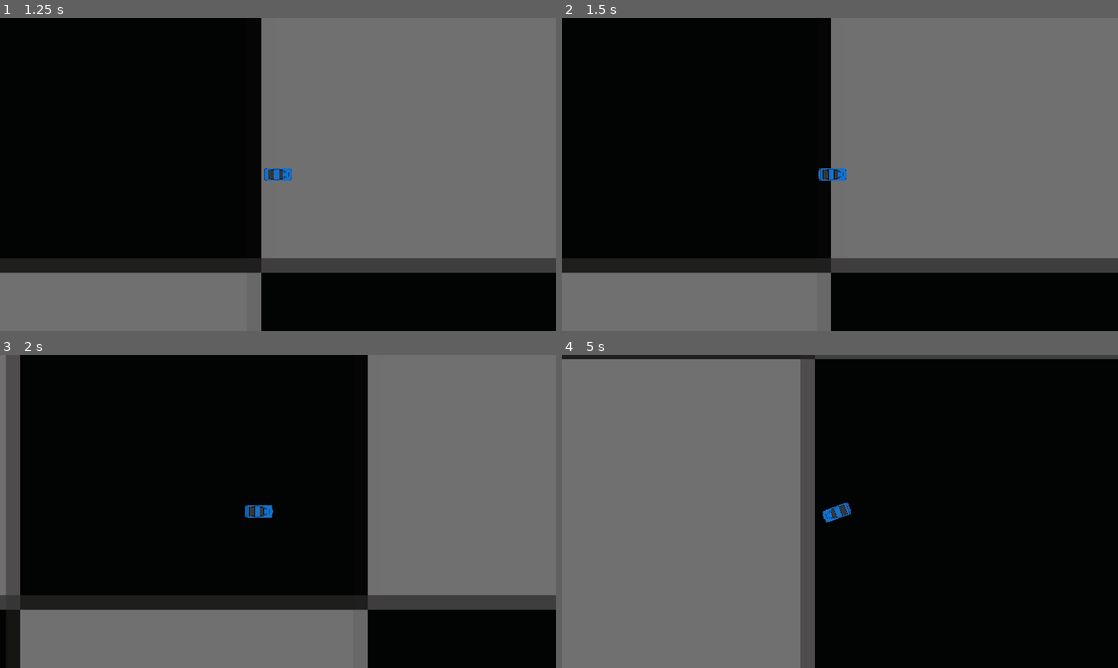
Above: before the commit, frames 1-4 (two rows, left to right).
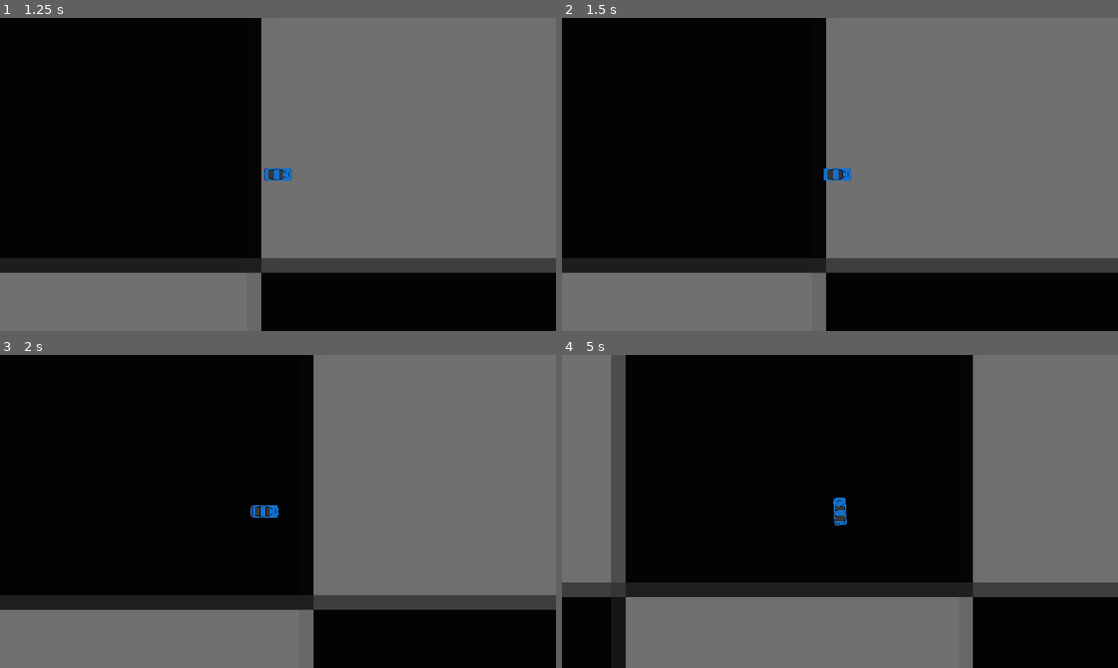
Above: after the commit, the same moments.

Repository: RoboFox031/BlazeShift
Game: Godot game, scene res://Scenes/Testing/testDriveEnviornment.tscn
Same seed, same stepped clock (60 frames per second), same inputs: the game is played once before the commit and once after it.
Inputs:
- Up to frame 1 (1.25 s): tap Enter at 0.5 s; hold D (p1_right) from 0.53 s (still down); tap O (p1_start) at 0.6 s
- Up to frame 2 (1.5 s): tap O (p1_start) at 1.25 s; release D (p1_right) at 1.28 s; hold S (p1_down) from 1.28 s (still down); tap L (p1_x) at 1.35 s
- Up to frame 3 (2 s): keep holding S (p1_down)
- Up to frame 4 (5 s): release S (p1_down) at 2.03 s; hold D (p1_right) 2.03-2.78 s; tap one key every 0.75 s from 2.1 s: Down (p2_down) Left (p2_left) Right (p2_right) Up (p2_up); hold W (p1_up) 2.78-3.53 s; hold A (p1_left) from 3.53 s (still down)

Frame 1 is identical in both runs. In frame 2, 1.0% of the frame differs, in the area x 46-52%, y 0-100%; in frame 3, 14%; in frame 4, 61%, in the area x 0-100%, y 0-100%.

Commit message:
Terain changes

Diff:
--- a/Scripts/Cars/parentCar.gd
+++ b/Scripts/Cars/parentCar.gd
@@ -5,15 +5,18 @@
 #Important Car Stats:
 ########
 #The variables that change based on cars
-@export var baseAcceleration=40 ##controls acceleration
-@export var baseTopSpeed=800 ##controls top speed
+@export var baseAcceleration=15 ##controls acceleration
+@export var baseTopSpeed=1000 ##controls top speed
 #controls how quickly you turn
-@export var baseTurnSpeed:float=3##controls how quickly you turn
+@export var baseTurnSpeed:float=80##controls how quickly you turn
 var trueTurnSpeed:float: #Converts the turn speed to radians
 	get:
 		return baseTurnSpeed*PI/180
 #controls how sharply you turn
-@export var baseTurnPower:float=20 ##controls how sharply you turn
+@export var baseTurnPower:float=180 ##controls how sharply you turn
+var trueTurnPower:float: #Converts the turn power to radians
+	get:
+		return baseTurnPower*PI/180
 #The base deceleration value
 @export var baseDecel=8; ##The base deceleration value
 #Stores the speed of the car
@@ -24,6 +27,12 @@
 var linOutput:float=0
 #Outputs the true turning speed of the car
 var turnOutput:float=0
+###########################
+############End of Important Car Stats
+###########################
+enum playerChoices{p1,p2}
+@export var currentOwner:playerChoices
+
 #controls how the car reacts to offroading
 @export var offRoadSpeedMult:float=.6 ##Controls how offroading affects speed and acceleration
 @export var offRoadAccelMult:float=.8 ##Controls how offroading affects turning
@@ -32,11 +41,11 @@
 @export var offRoadDecelMult:float=2 ##Controls how offroading affects decleration
 #controls how the car reacts to ice
 @export var iceSpeedMult:float=1 ##Controls how offroading affects speed and acceleration
-@export var iceAccelMult:float=0.3 ##Controls how offroading affects speed and acceleration
-@export var iceTurnSpeedMult:float=0.0 ##Controls how offroading affects turning speed
-@export var iceTurnPowerMult:float=0.8 ##Controls how offroading affects turning power
-@export var iceDecelMult:float=0.3 ##Controls how offroading affects decleration
-############End of Important Car Stats
+@export var iceAccelMult:float=0.5 ##Controls how offroading affects speed and acceleration
+@export var iceTurnSpeedMult:float=0.1 ##Controls how offroading affects turning speed
+@export var iceTurnPowerMult:float=2 ##Controls how offroading affects turning power
+@export var iceDecelMult:float=0.5 ##Controls how offroading affects decleration
+
 
 #Stores what terrain the car is on
 var currentTerrain:trackEnums.terrainTypes
@@ -62,19 +71,20 @@
 	#If you are clicking a button, turns in that direction based on the acceleration value
 	#The /1000 at the end makes the number small, to prevent people from habing to deal with tiny decimals while playing with stats
 	if turnDirection and currentLinSpeed!=0:
-		currentTurnPower = move_toward(currentTurnPower, baseTurnPower*turnDirection*terrainTurnPowerMult, baseTurnSpeed*terrainTurnSpeedMult)/1000
+		currentTurnPower = move_toward(currentTurnPower, trueTurnPower*turnDirection*terrainTurnPowerMult, trueTurnSpeed*terrainTurnSpeedMult)
 	#If no button is being clicked, stops turning
 	else:
-		currentTurnPower = move_toward(currentTurnPower, 0,baseTurnSpeed*terrainTurnSpeedMult)/1000
+		currentTurnPower = move_toward(currentTurnPower, 0,trueTurnSpeed*terrainTurnSpeedMult)
 
 	#Like a car, you can only turn while moving, and going backwards reverses your turn
-	turnOutput= currentLinSpeed*currentTurnPower
+	turnOutput= (currentLinSpeed/baseTopSpeed)*currentTurnPower
 	rotation_degrees+=turnOutput
 
 	#Sets the velocity to  the speed value, using sin and cos to account for rotation
 	velocity=Vector2(currentLinSpeed*cos(rotation),currentLinSpeed*sin(rotation))
 	move_and_slide()
-	print(currentTurnPower)
+
+
 #Updates the terrain and terrain multipliers
 func updateTerrain(newTerrain):
 	#only runs the rest of the function if the terrain is diffrent
--- a/Scripts/Cars/terrainDetector.gd
+++ b/Scripts/Cars/terrainDetector.gd
@@ -1,3 +1,4 @@
+
 extends Node2D
 
 var parentCar:Car
